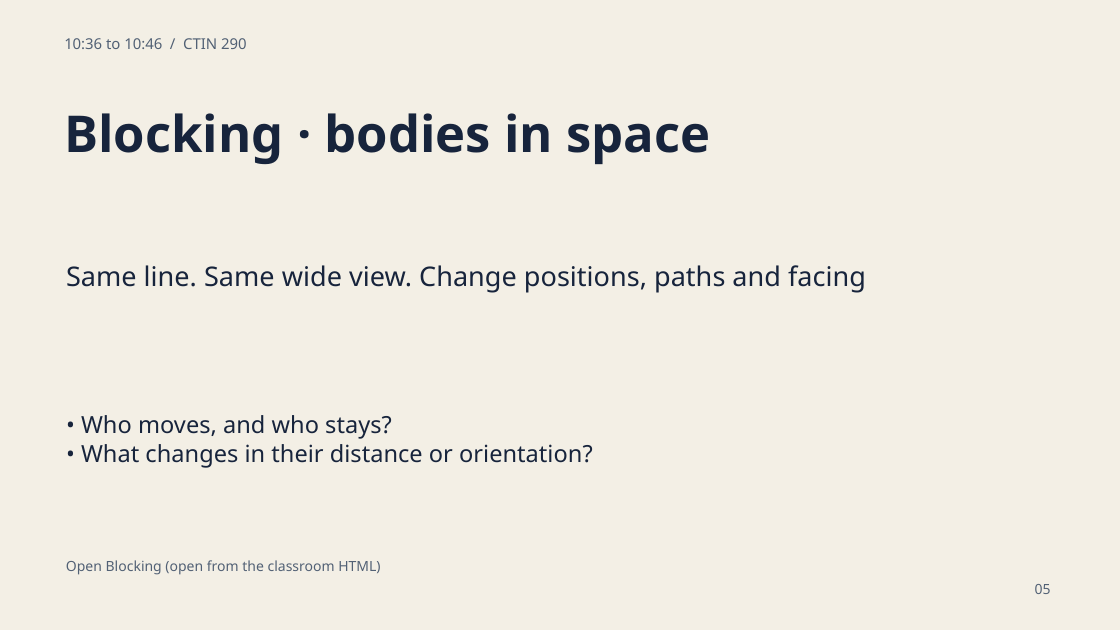
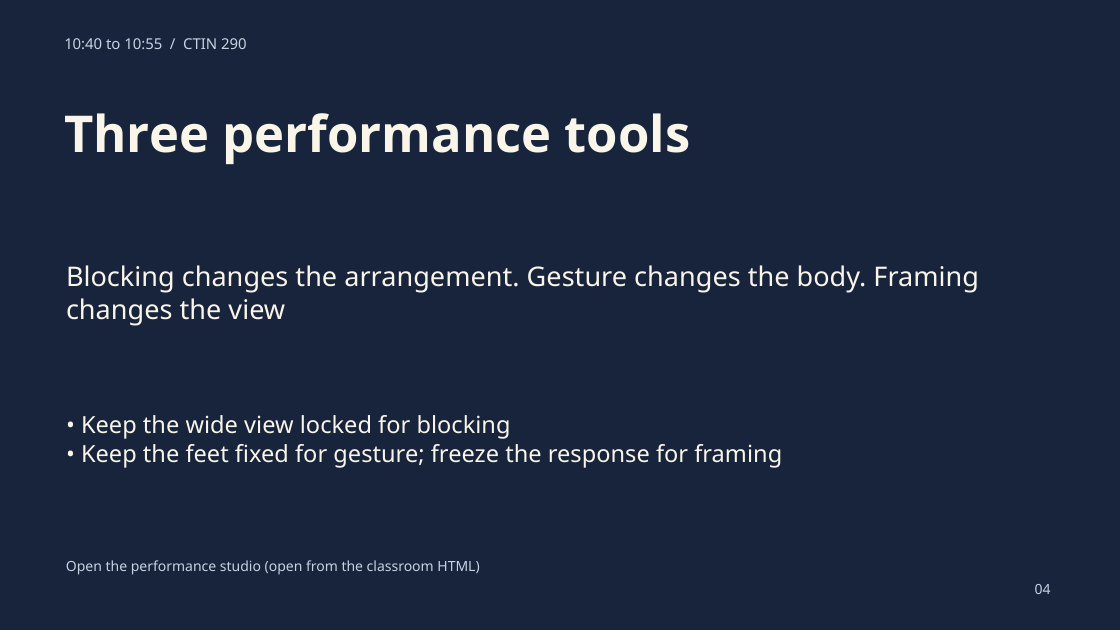
Before and after one commit to GordonUSC/the-cabinet, a slide deck: slide 4 of ctin290-september-21/CLASSROOM/CTIN-290-Classroom-Slides.pptx (slide 5 before the commit). Drawn at 1120x630 pixels with LibreOffice and Linux fonts; fonts in the diff are those of the drawing. Boxes give left, top, right and bottom in pixels: in the first picture for what was removed or moved away, otherwise in the second. Text is boxed around its words. In the diff, an @@ line names an element or a change of style, - is before the commit and + after.

Commit message:
Unify CTIN 290 packet around approved Critical Role cold open

```diff
--- a/ctin290-september-21/CLASSROOM/CTIN-290-Classroom-Slides.pptx
+++ b/ctin290-september-21/CLASSROOM/CTIN-290-Classroom-Slides.pptx
@@ background #F3EFE5 to #17243C @@
@@ text at [64,38,247,49]: text changed; text colour #526175 to #C6D3E2 @@
-10:36 to 10:46 / CTIN 290
+10:40 to 10:55 / CTIN 290
@@ text at [64,113,691,164]: text changed; text colour #17243C to #F9F5E9 @@
-Blocking · bodies in space
+Three performance tools
@@ text at [66,265,979,326]: text changed; text colour #17243C to #F9F5E9 @@
-Same line. Same wide view. Change positions, paths and facing
+Blocking changes the arrangement. Gesture changes the body. Framing changes the view
@@ text at [81,415,782,468]: text changed; text colour #17243C to #F9F5E9 @@
-• Who moves, and who stays?
-• What changes in their distance or orientation?
+• Keep the wide view locked for blocking
+• Keep the feet fixed for gesture; freeze the response for framing
@@ text at [66,560,479,575]: text changed; text colour #526175 to #C6D3E2 @@
-Open Blocking (open from the classroom HTML)
+Open the performance studio (open from the classroom HTML)
@@ text at [1035,584,1051,594]: text changed; text colour #526175 to #C6D3E2 @@
-05
+04
```
Also in this commit, not shown: 11 other slides changed, 3 slides removed, 18 other files.
